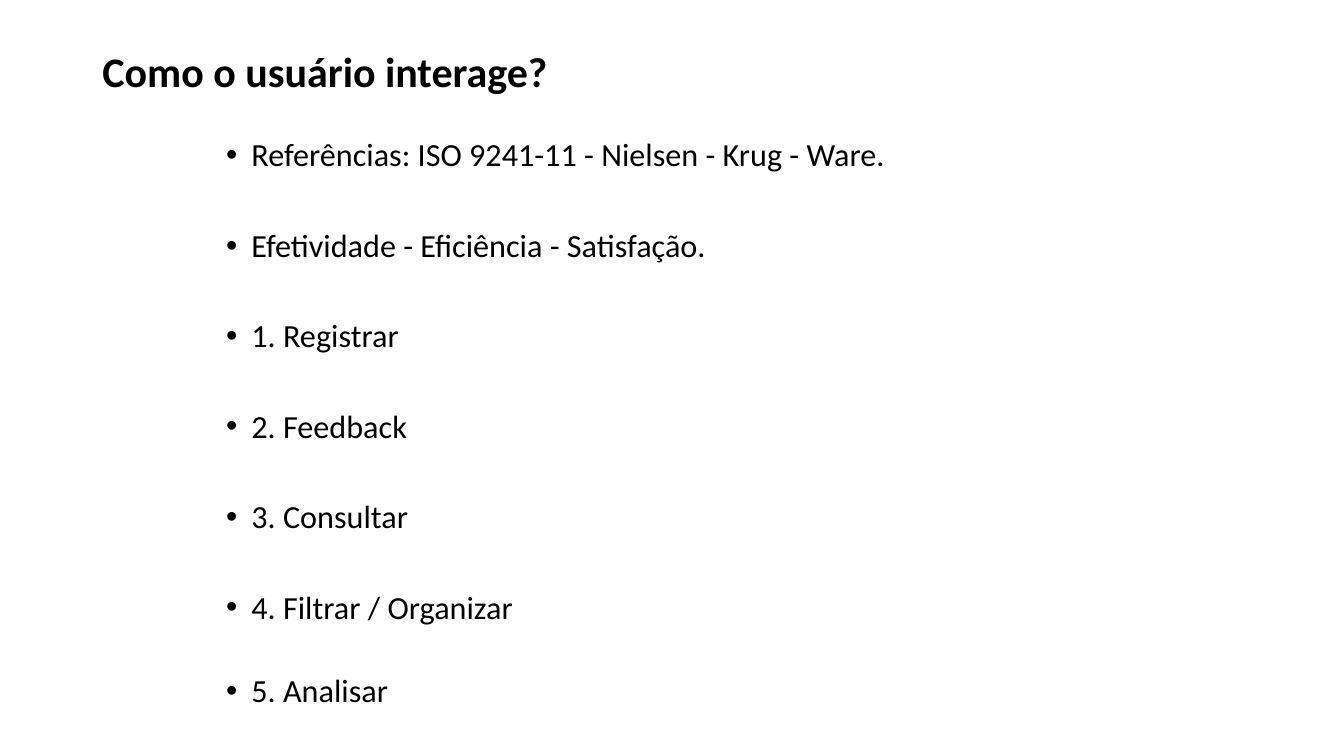
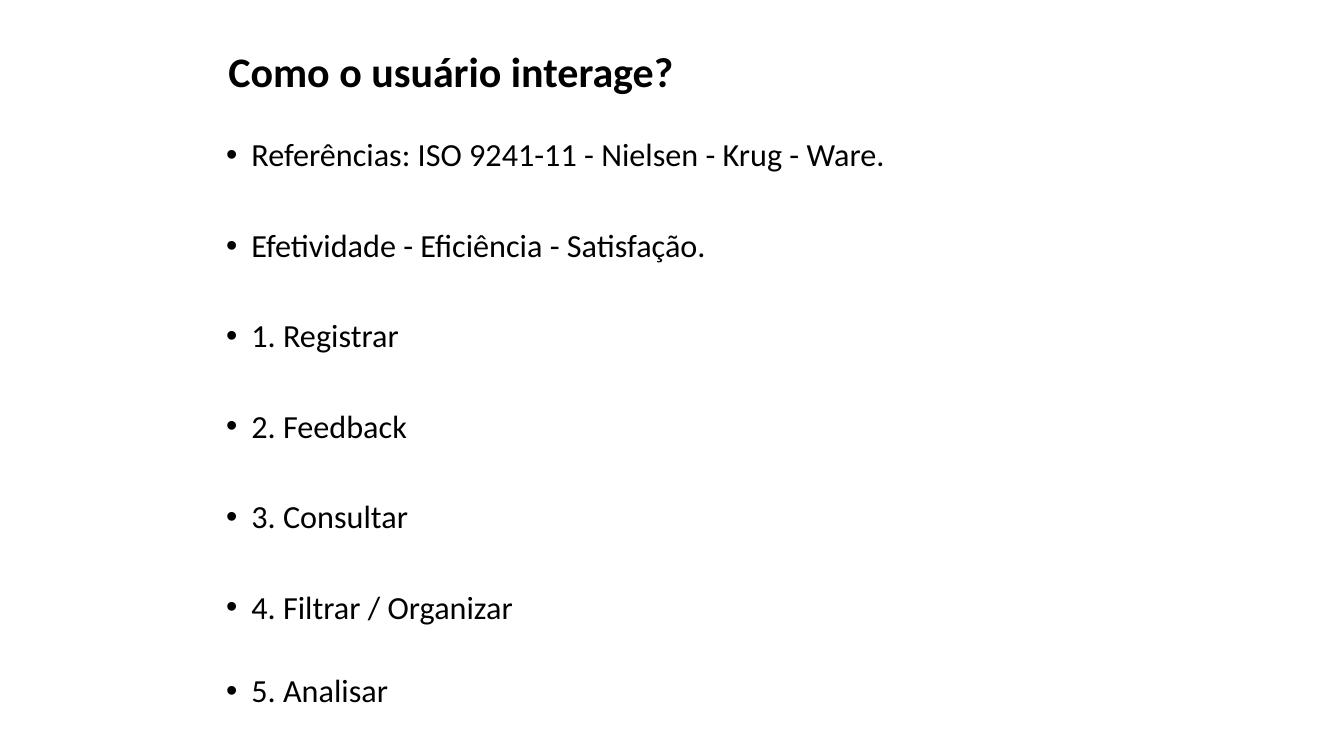
Before and after one commit to ltos2105-debug/Valora, a slide deck: slide 8 of 03-Documentos/VALORA (1).pptx. Drawn at 1344x756 pixels with LibreOffice and Linux fonts; fonts in the diff are those of the drawing; background and template pictures are left out. Boxes give left, top, right and bottom in pixels: in the first picture for what was removed or moved away, otherwise in the second. Text is boxed around its words. In the diff, an @@ line names an element or a change of style, - is before the commit and + after.

```diff
--- a/03-Documentos/VALORA (1).pptx
+++ b/03-Documentos/VALORA (1).pptx
@@ title "Como o usuário interage?": place and size @@
-title "Como o usuário interage?" at bbox=[102, 57, 547, 94]
+title "Como o usuário interage?" at bbox=[228, 57, 673, 94]
```
Also in this commit, not shown: 8 other slides changed, 1 slide added, 1 slide removed.
